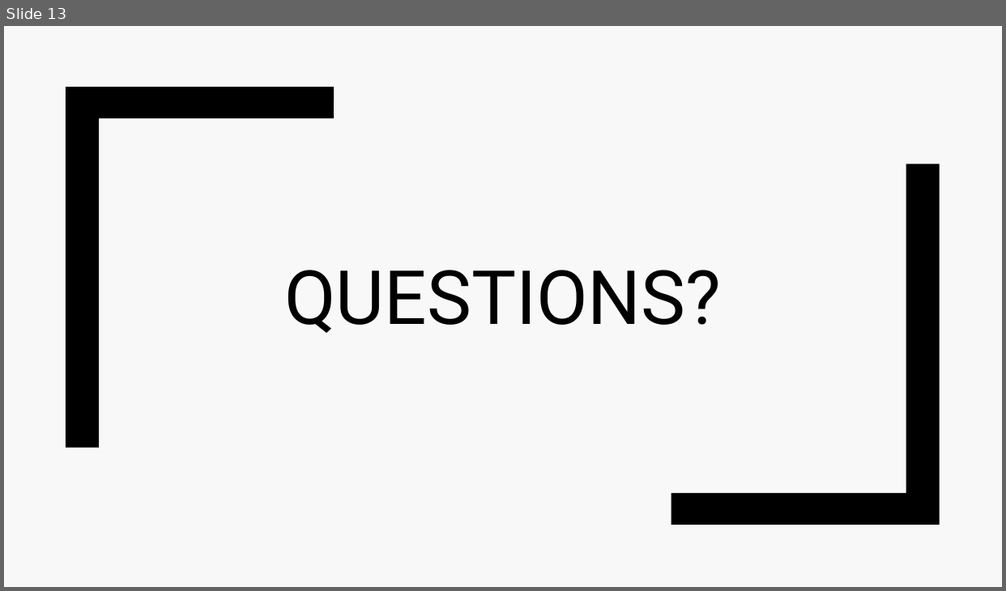
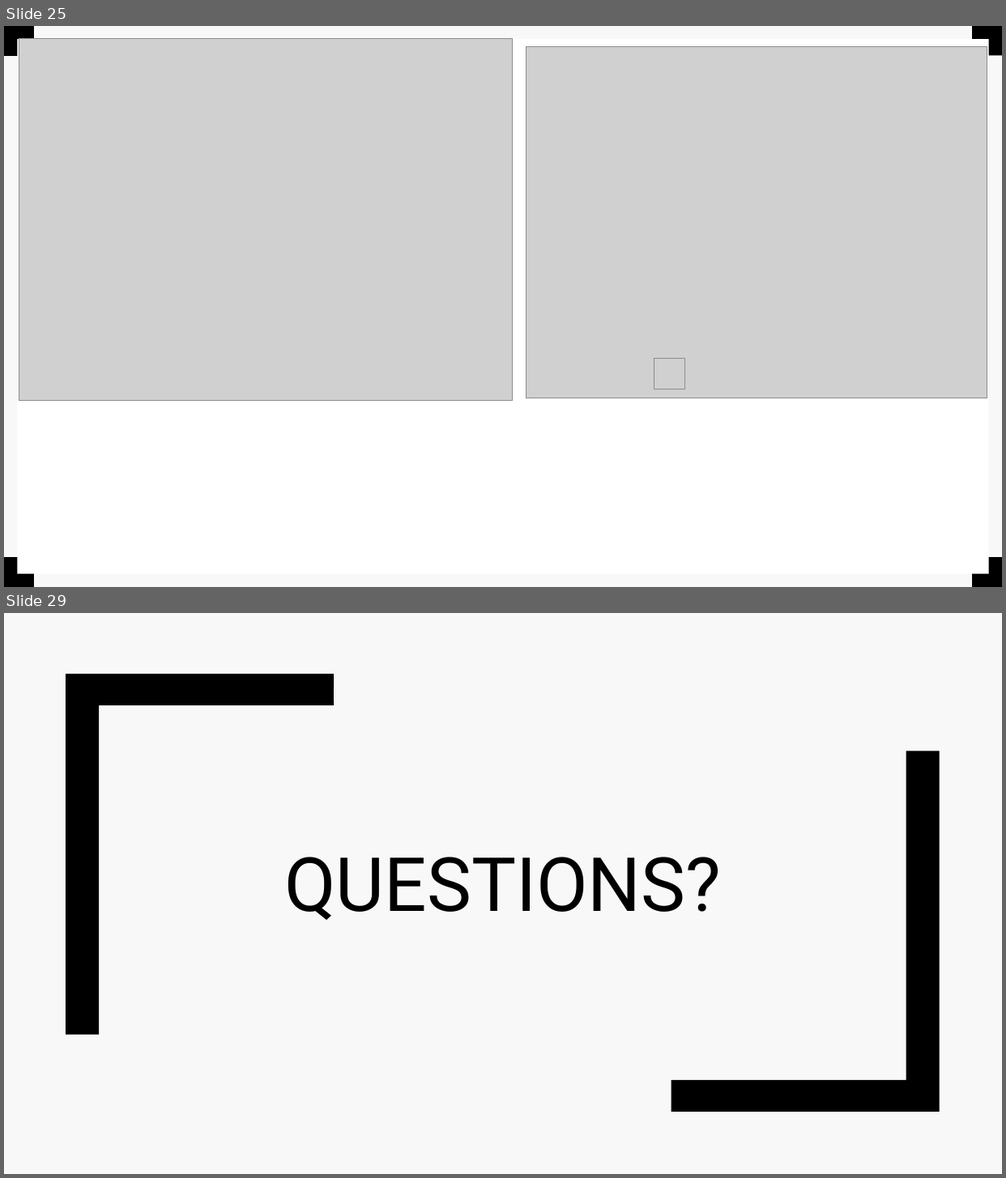
Before and after one commit to EvaTarr/CMPT412Project, a slide deck: presentation.pptx. Shown one above the other, each under a label of ours: slide 13 before the commit, slides 25 and 29 after it; the slides between them are not shown. The pictures are 1006x591 and 1006x1178 pixels, drawn with LibreOffice and Linux fonts; fonts in the diff are those of the drawing; grey boxes stand for pictures. Boxes give left, top, right and bottom in pixels: in the first picture for what was removed or moved away, otherwise in the second. Text is boxed around its words. In the diff, an @@ line names an element or a change of style, - is before the commit and + after.

```diff
--- a/presentation.pptx
+++ b/presentation.pptx
@@ slide 25 added at (4,26,1002,587), background #F8F8F8 @@
@@ rectangle added at (4,26,1002,587), fill #F8F8F8 @@
@@ rectangle added at (4,26,34,56), fill #000000 @@
@@ rectangle added at (18,39,989,574), fill #FFFFFF @@
@@ picture added at (19,39,513,401) @@
@@ rectangle added at (43,26,62,587), fill #000000 @@
@@ picture added at (526,47,987,399) @@
@@ rectangle added at (972,26,1002,55), fill #000000 @@
@@ picture added at (654,359,685,390) @@
@@ rectangle added at (4,557,34,587), fill #000000 @@
@@ rectangle added at (972,557,1002,587), fill #000000 @@
@@ what was slide 13 is now slide 29 @@
```
Also in this commit, not shown: 6 slides changed, 16 other slides added, 1 slide removed.
